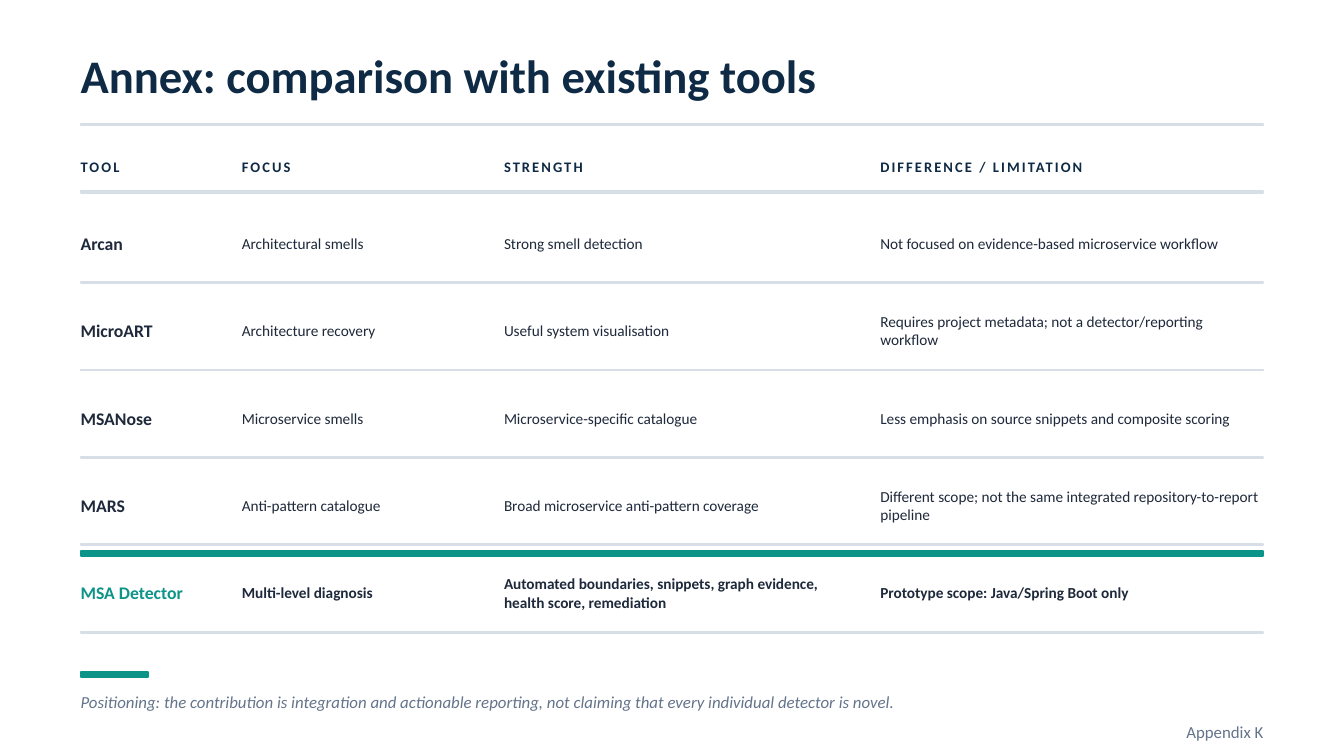
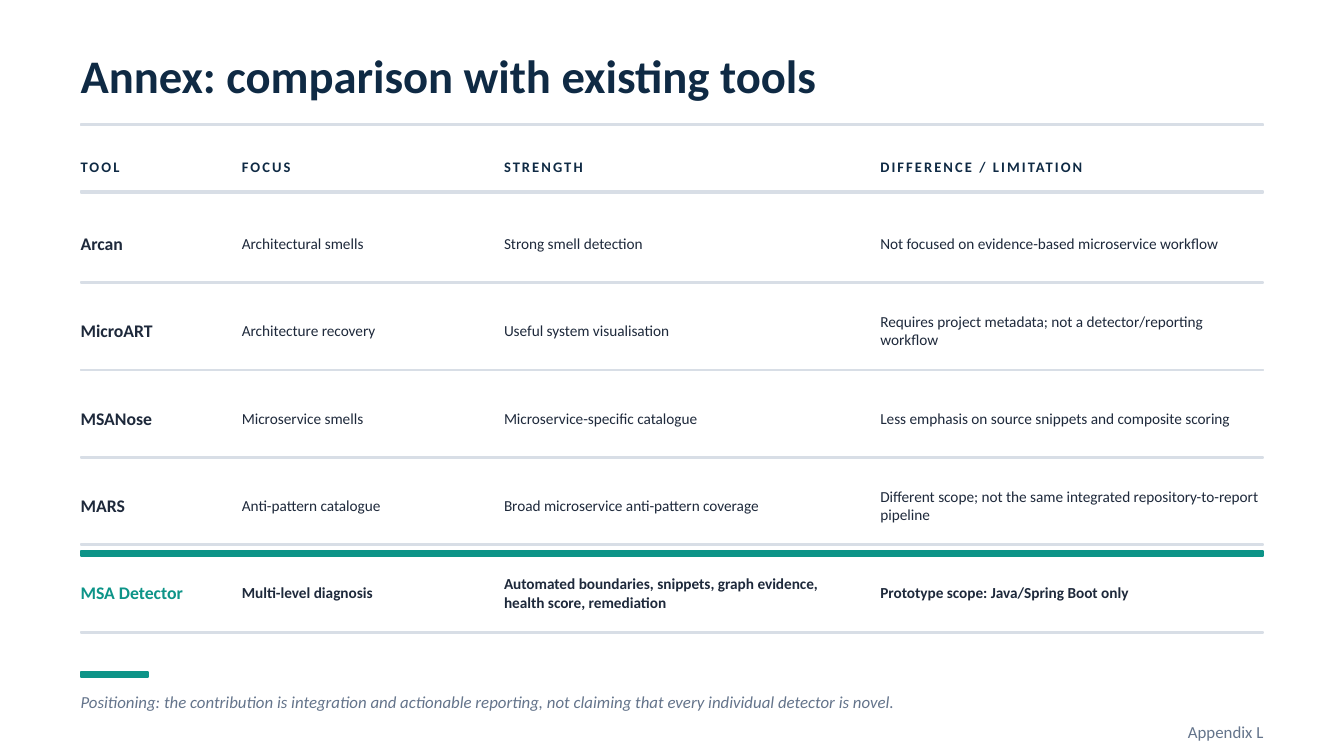
Before and after one commit to andrei45635/dissertation_backend, a slide deck: slide 27 of thesis/presentation/MSA_Detector_Defense_improved_v2.pptx (slide 26 before the commit). Drawn at 1344x756 pixels with LibreOffice and Linux fonts; fonts in the diff are those of the drawing. Boxes give left, top, right and bottom in pixels: in the first picture for what was removed or moved away, otherwise in the second. Text is boxed around its words. In the diff, an @@ line names an element or a change of style, - is before the commit and + after.

```diff
--- a/thesis/presentation/MSA_Detector_Defense_improved_v2.pptx
+++ b/thesis/presentation/MSA_Detector_Defense_improved_v2.pptx
@@ text at <box>1188,726,1263,741</box>: text changed @@
-Appendix K
+Appendix L
```
Also in this commit, not shown: 6 other slides changed, 1 slide added, 4 other files.
